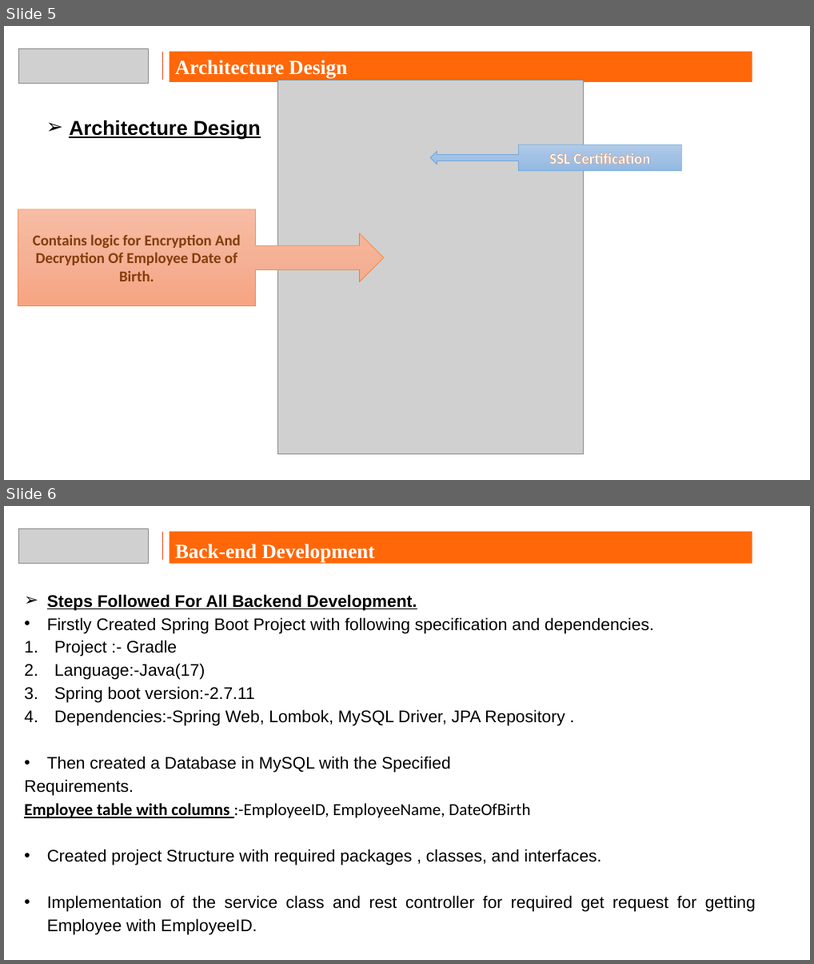
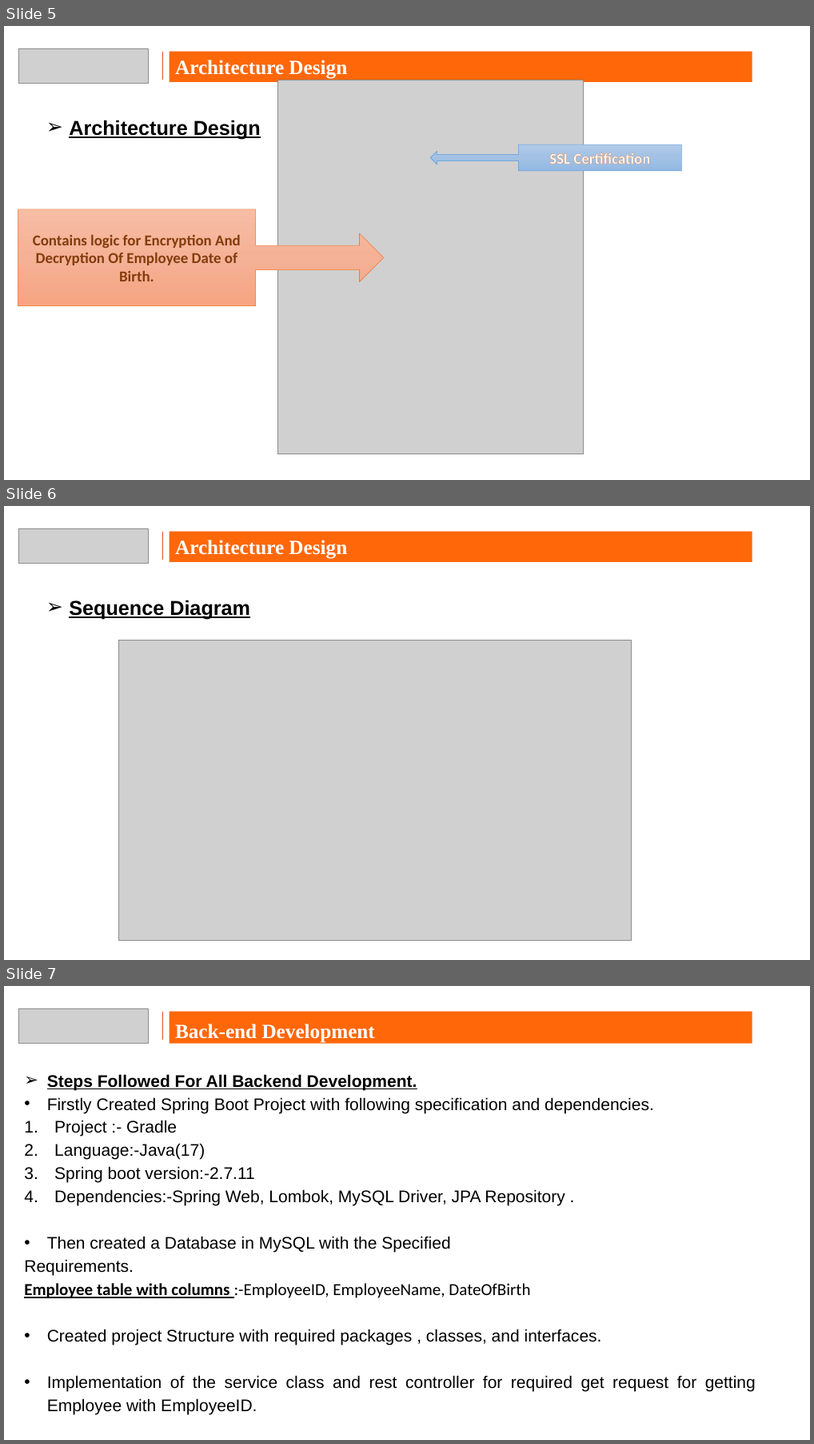
Before and after one commit to Sahilgit05/HdfcCapstone-Project, a slide deck: Capstone Presentation Format Ver 1.0.pptx. Shown one above the other, each under a label of ours: slides 5 and 6 before the commit, slides 5, 6 and 7 after it. The pictures are 814x964 and 814x1444 pixels, drawn with LibreOffice and Linux fonts; fonts in the diff are those of the drawing; grey boxes stand for pictures; background and template pictures are left out. Boxes give left, top, right and bottom in pixels: in the first picture for what was removed or moved away, otherwise in the second. Text is boxed around its words. In the diff, an @@ line names an element or a change of style, - is before the commit and + after.

```diff
--- a/Capstone Presentation Format Ver 1.0.pptx
+++ b/Capstone Presentation Format Ver 1.0.pptx
@@ slide 6 added at (4, 506, 810, 960), background picture (left out) @@
@@ picture added at (18, 528, 149, 563) @@
@@ line added from (163, 532) to (163, 560), #DD4F22 1 pt @@
@@ rectangle added at (169, 532, 752, 562), fill #FF6709, 24 pt, text #FFFFFF, bold @@
+Architecture Design
@@ text added at (69, 600, 250, 619), 24 pt, text #000000, bold, underline @@
+➢ Sequence Diagram
@@ picture added at (119, 640, 632, 940) @@
@@ what was slide 6 is now slide 7 @@
```
Also in this commit, not shown: 6 slides changed, 1 other slide added, 8 other files.
